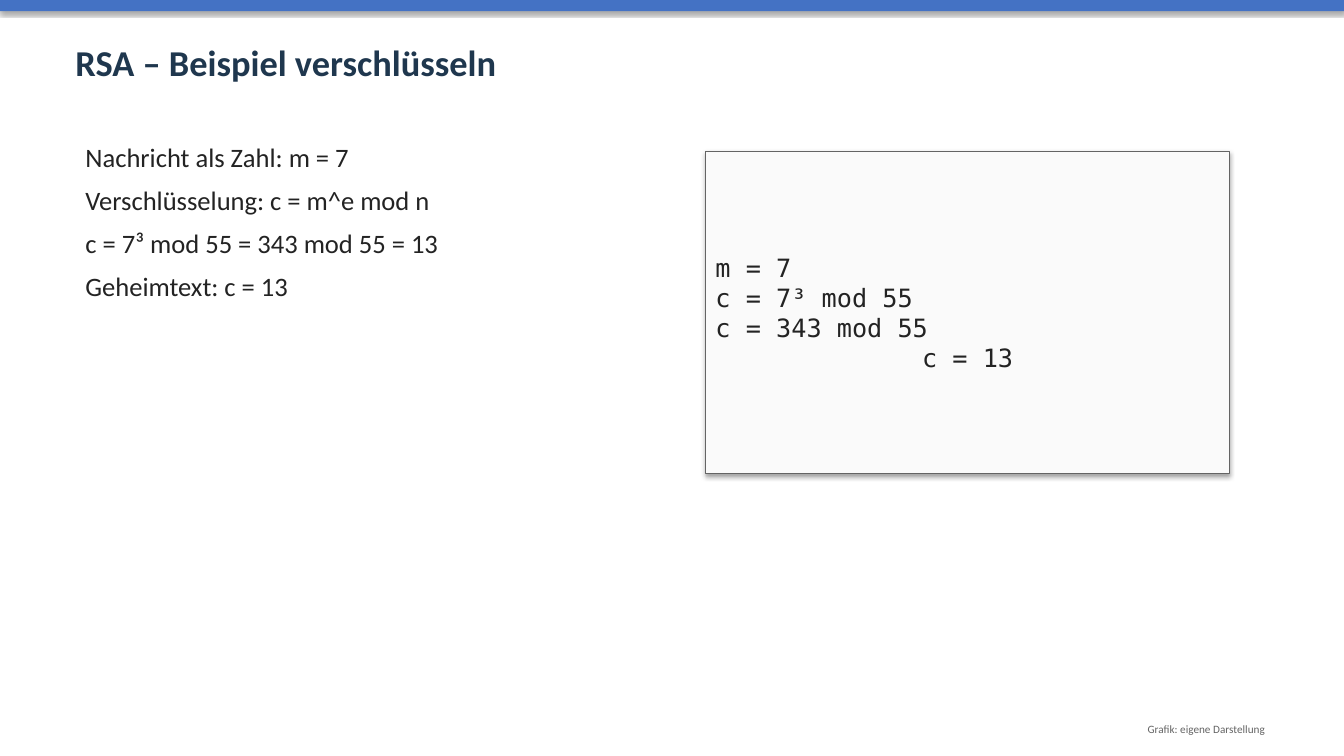
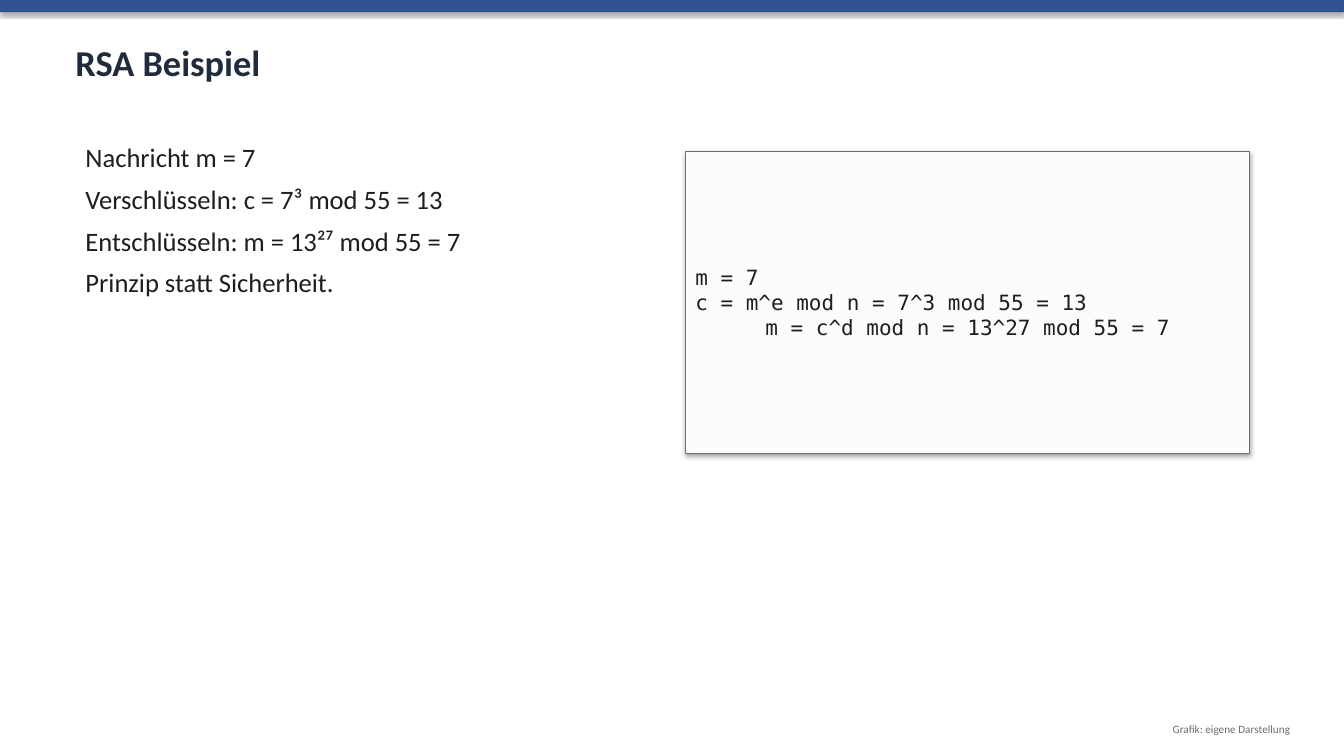
Before and after one commit to audipz/Unterrichtsmaterial_Oberschule_Sachsen, a slide deck: slide 6 of Unterrichtsmaterial_Oberschule_Sachsen/Klasse_8/04_Netzwerke_in_der_Informatik/05_Praesentationen/Zusatz_Kryptografie.pptx (slide 9 before the commit). Drawn at 1344x756 pixels with LibreOffice and Linux fonts; fonts in the diff are those of the drawing. Boxes give left, top, right and bottom in pixels: in the first picture for what was removed or moved away, otherwise in the second. Text is boxed around its words. In the diff, an @@ line names an element or a change of style, - is before the commit and + after.

```diff
--- a/Unterrichtsmaterial_Oberschule_Sachsen/Klasse_8/04_Netzwerke_in_der_Informatik/05_Praesentationen/Zusatz_Kryptografie.pptx
+++ b/Unterrichtsmaterial_Oberschule_Sachsen/Klasse_8/04_Netzwerke_in_der_Informatik/05_Praesentationen/Zusatz_Kryptografie.pptx
@@ rectangle at [0, 0, 1344, 12]: fill #4472C4 to #305396 @@
@@ text at [75, 50, 261, 82]: text changed; text colour #1F374E to #202C3C @@
-RSA – Beispiel verschlüsseln
+RSA Beispiel
@@ text at [85, 148, 460, 297]: text changed; text colour #232323 to #1E1E1E @@
-Nachricht als Zahl: m = 7
-Verschlüsselung: c = m^e mod n
-c = 7³ mod 55 = 343 mod 55 = 13
-Geheimtext: c = 13
+Nachricht m = 7
+Verschlüsseln: c = 7³ mod 55 = 13
+Entschlüsseln: m = 13²⁷ mod 55 = 7
+Prinzip statt Sicherheit.
@@ rectangle "m = 7 c = ...": place and size @@
-rectangle "m = 7 c = ..." at [706, 151, 1230, 474]
+rectangle "m = 7 c = ..." at [686, 151, 1250, 454]
@@ rectangle "m = 7 c = ..." at [686, 151, 1250, 454]: fill #FAFAFA to #FCFCFC; outline #646464 0.75 pt to #6E6E6E 0.75 pt @@
@@ text in rectangle at [695, 269, 1170, 336]: text changed; size 18 to 15 pt; text colour #232323 to #1E1E1E @@
-m = 7
-c = 7³ mod 55
-c = 343 mod 55
-c = 13
+m = 7
+c = m^e mod n = 7^3 mod 55 = 13
+m = c^d mod n = 13^27 mod 55 = 7
@@ text "Grafik: eigene Darstellung": place and size @@
-text "Grafik: eigene Darstellung" at [1148, 725, 1265, 735]
+text "Grafik: eigene Darstellung" at [1173, 725, 1290, 735]
@@ text "Grafik: eigene Darstellung" at [1173, 725, 1290, 735]: text colour #646464 to #6E6E6E @@
```
Also in this commit, not shown: 4 other slides changed, 3 slides added, 10 slides removed, 9 other files.
